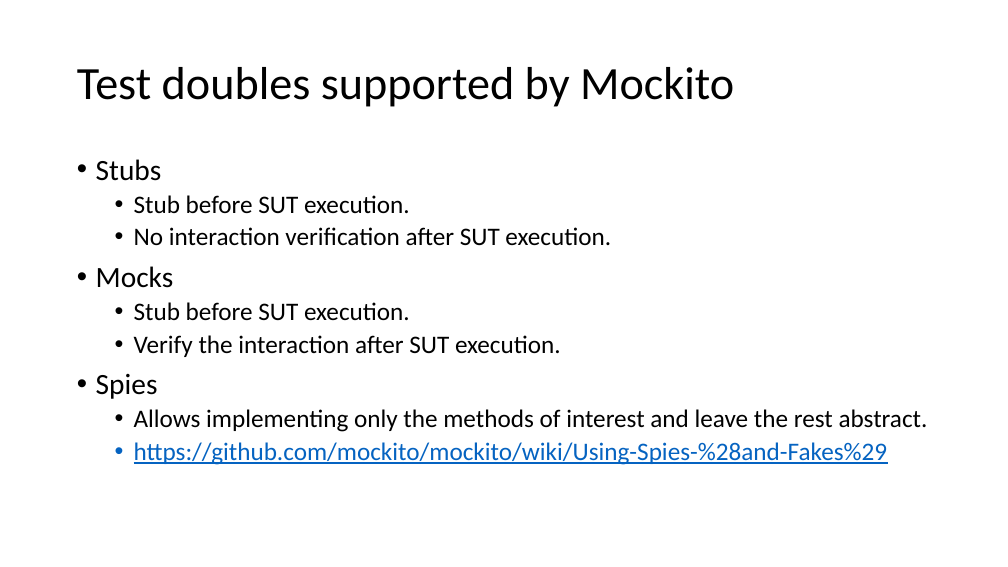
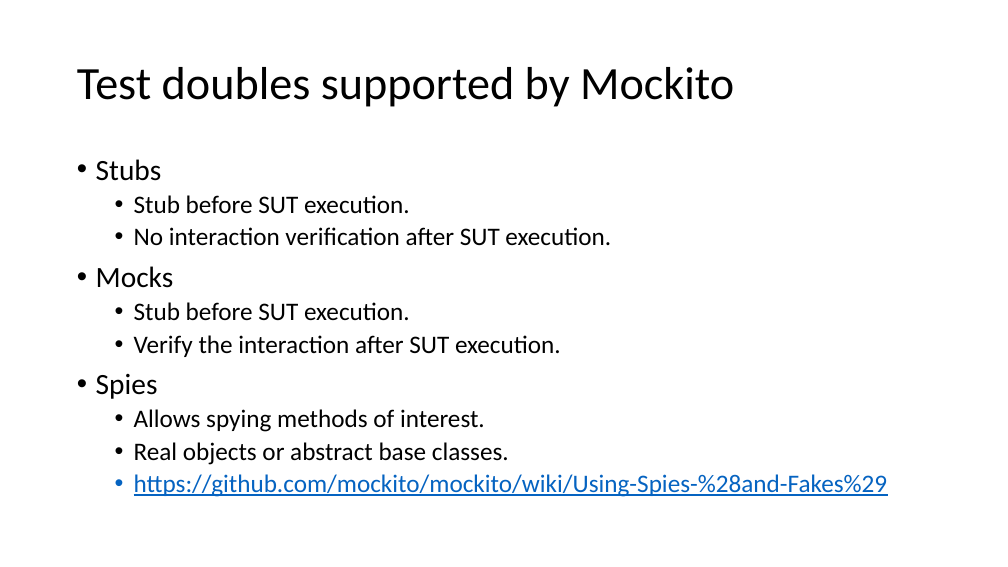
Before and after one commit to cebartling/test-driven, a slide deck: slide 4 of presentations/Introduction to Mockito.pptx. Drawn at 1008x567 pixels with LibreOffice and Linux fonts; fonts in the diff are those of the drawing. Boxes give left, top, right and bottom in pixels: in the first picture for what was removed or moved away, otherwise in the second. Text is boxed around its words. In the diff, an @@ line names an element or a change of style, - is before the commit and + after.

Commit message:
Introduction to Mockito presentation updates

```diff
--- a/presentations/Introduction to Mockito.pptx
+++ b/presentations/Introduction to Mockito.pptx
@@ text at [134,409,509,465]: text changed @@
-  • Allows implementing only the methods of interest and leave the rest abstract.
+  • Allows spying methods of interest.
+  • Real objects or abstract base classes.
```
Also in this commit, not shown: 2 other slides changed.
